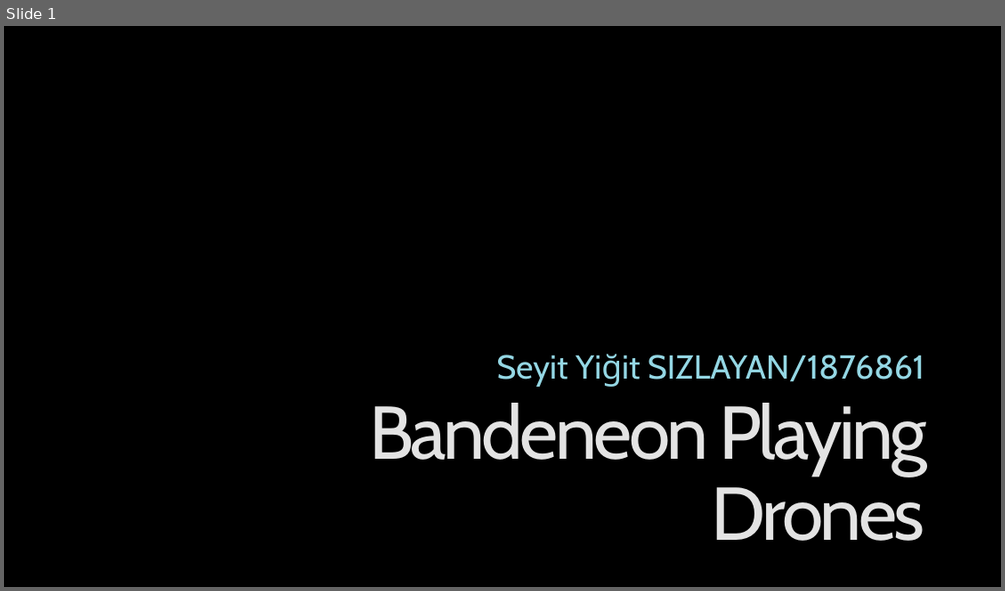
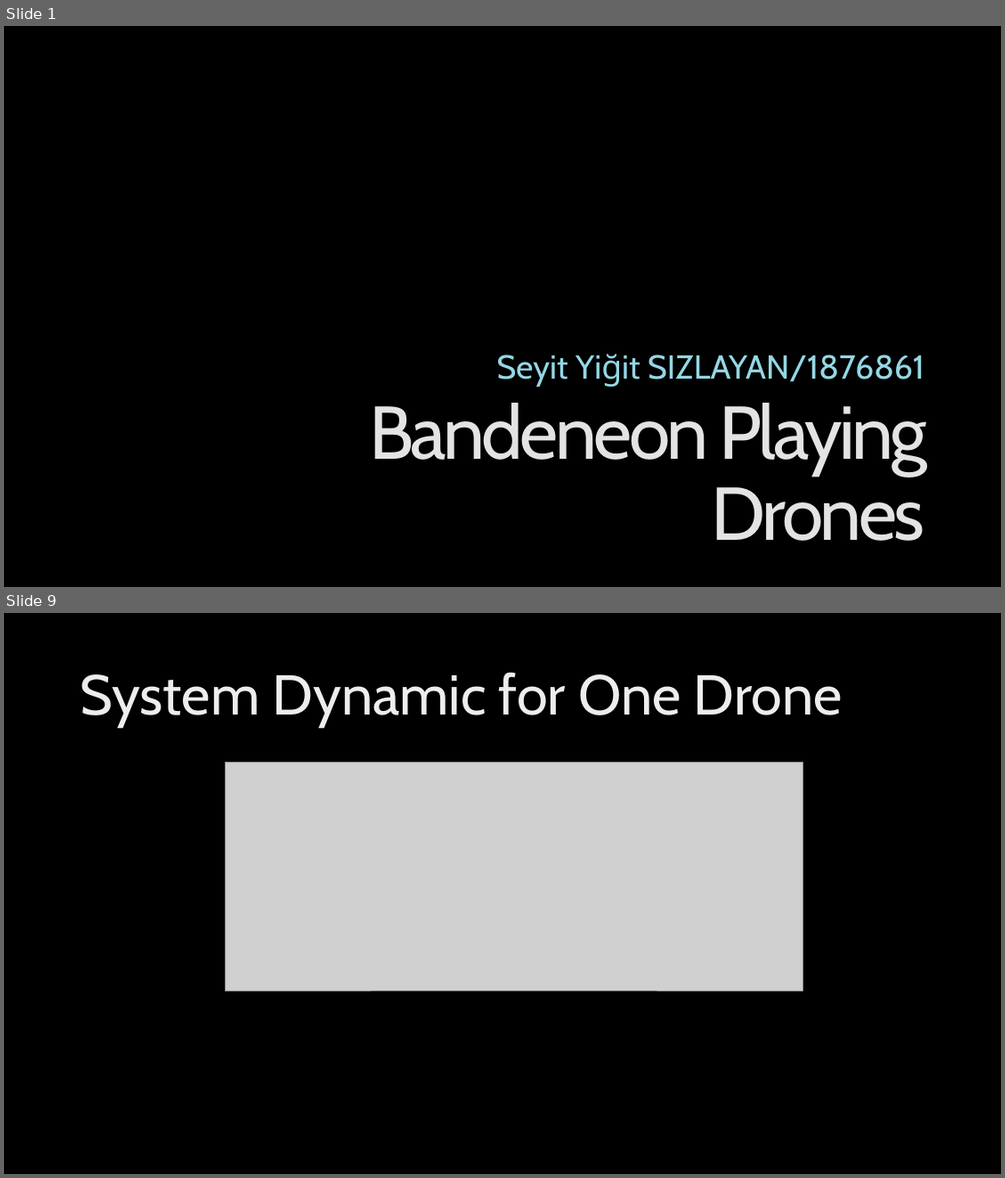
Before and after one commit to sysizlayan/Bandeneon-Playing-Drones-on-Vrep, a slide deck: Bandeneon Playing Drones.pptx. Shown one above the other, each under a label of ours: slide 1 before the commit, slides 1 and 9 after it; the slides between them are not shown. The pictures are 1005x591 and 1005x1178 pixels, drawn with LibreOffice and Linux fonts; fonts in the diff are those of the drawing; grey boxes stand for pictures; background and template pictures are left out. Boxes give left, top, right and bottom in pixels: in the first picture for what was removed or moved away, otherwise in the second. Text is boxed around its words. In the diff, an @@ line names an element or a change of style, - is before the commit and + after.

```diff
--- a/Bandeneon Playing Drones.pptx
+++ b/Bandeneon Playing Drones.pptx
@@ slide 9 added at box(4, 613, 1001, 1174), background picture (left out) @@
@@ title added at box(80, 672, 842, 728), 54 pt, text gradient #BFBFBF to #EDEDED to #FFFFFF @@
+System Dynamic for One Drone
@@ picture added at box(226, 763, 802, 990) @@
```
Also in this commit, not shown: 18 other slides added, 8 other files.
